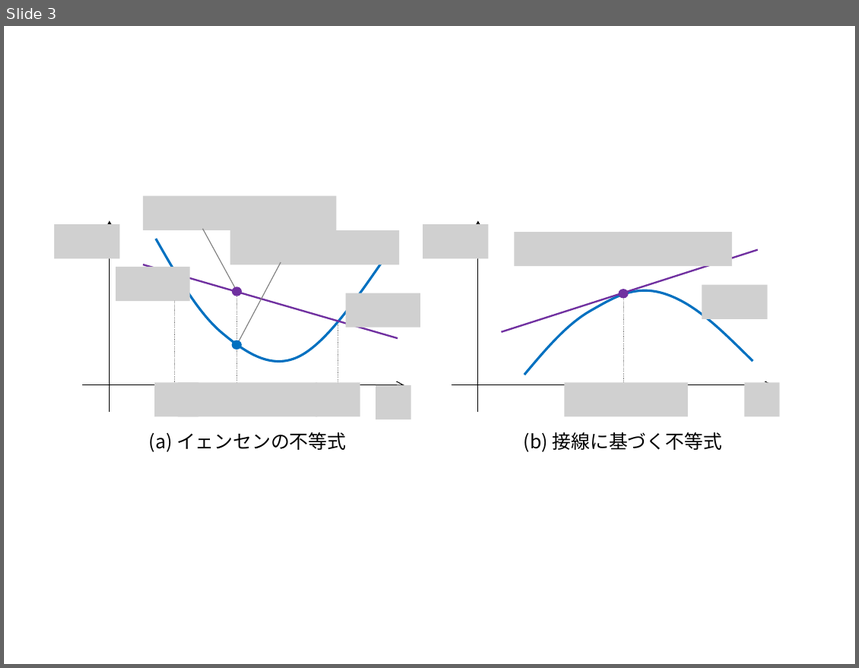
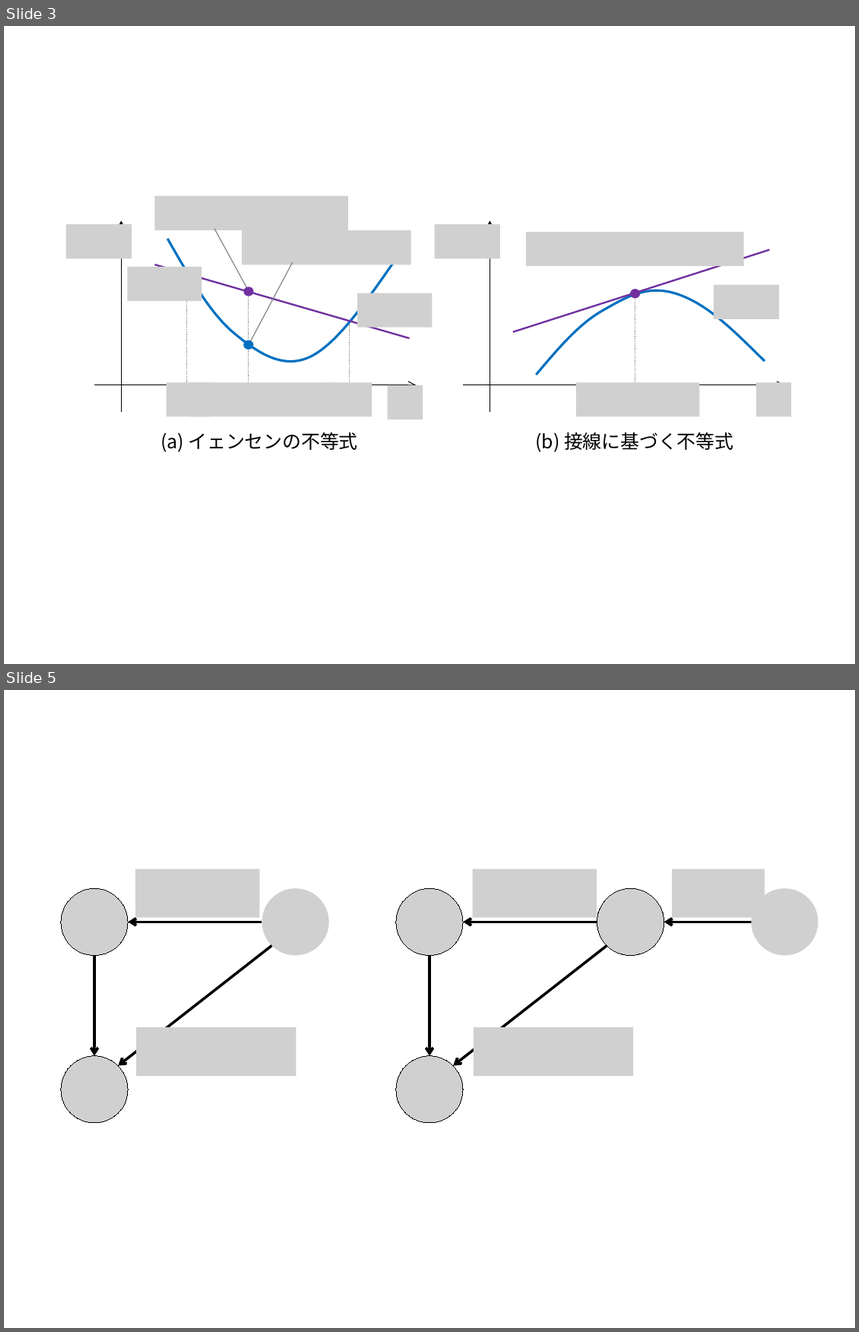
Before and after one commit to kazuyoshii/MLP, a slide deck: sections/optimization/figure-optimization.pptx. Shown one above the other, each under a label of ours: slide 3 before the commit, slides 3 and 5 after it; the slides between them are not shown. The pictures are 859x668 and 859x1332 pixels, drawn with LibreOffice and Linux fonts; fonts in the diff are those of the drawing; grey boxes stand for pictures. Boxes give left, top, right and bottom in pixels: in the first picture for what was removed or moved away, otherwise in the second. Text is boxed around its words. In the diff, an @@ line names an element or a change of style, - is before the commit and + after.

```diff
--- a/sections/optimization/figure-optimization.pptx
+++ b/sections/optimization/figure-optimization.pptx
@@ slide 5 added at bbox=[4, 690, 855, 1328], background #FFFFFF @@
@@ picture added at bbox=[135, 869, 259, 917] @@
@@ picture added at bbox=[472, 869, 597, 917] @@
@@ picture added at bbox=[672, 869, 765, 917] @@
@@ picture added at bbox=[61, 888, 129, 955] @@
@@ picture added at bbox=[262, 888, 329, 955] @@
@@ picture added at bbox=[396, 888, 464, 955] @@
@@ picture added at bbox=[598, 888, 664, 955] @@
@@ picture added at bbox=[751, 888, 819, 955] @@
@@ arrow added from (262, 923) to (129, 923), #000000 2.25 pt @@
@@ arrow added from (598, 923) to (463, 923), #000000 2.25 pt @@
@@ arrow added from (758, 923) to (664, 923), #000000 2.25 pt @@
@@ arrow added from (94, 955) to (94, 1056), #000000 2.25 pt @@
@@ arrow added from (272, 945) to (118, 1066), #000000 2.25 pt @@
@@ arrow added from (430, 955) to (430, 1056), #000000 2.25 pt @@
@@ arrow added from (607, 945) to (453, 1066), #000000 2.25 pt @@
@@ picture added at bbox=[137, 1028, 297, 1076] @@
@@ picture added at bbox=[474, 1028, 634, 1076] @@
@@ picture added at bbox=[61, 1056, 129, 1123] @@
@@ picture added at bbox=[396, 1056, 464, 1123] @@
@@ slide 3 changed as well @@
@@ 14 pictures, 8 lines, 4 arrows, 3 ellipses, 2 texts, 2 freeform shapes: place and size @@
-14 pictures, 8 lines, 4 arrows, 3 ellipses, 2 texts, 2 freeform shapes at bbox=[54, 196, 779, 452]
+14 pictures, 8 lines, 4 arrows, 3 ellipses, 2 texts, 2 freeform shapes at bbox=[66, 196, 791, 452]
```
Also in this commit, not shown: 2 other slides changed, 6 other slides added, 2 slides removed, 23 other files.
